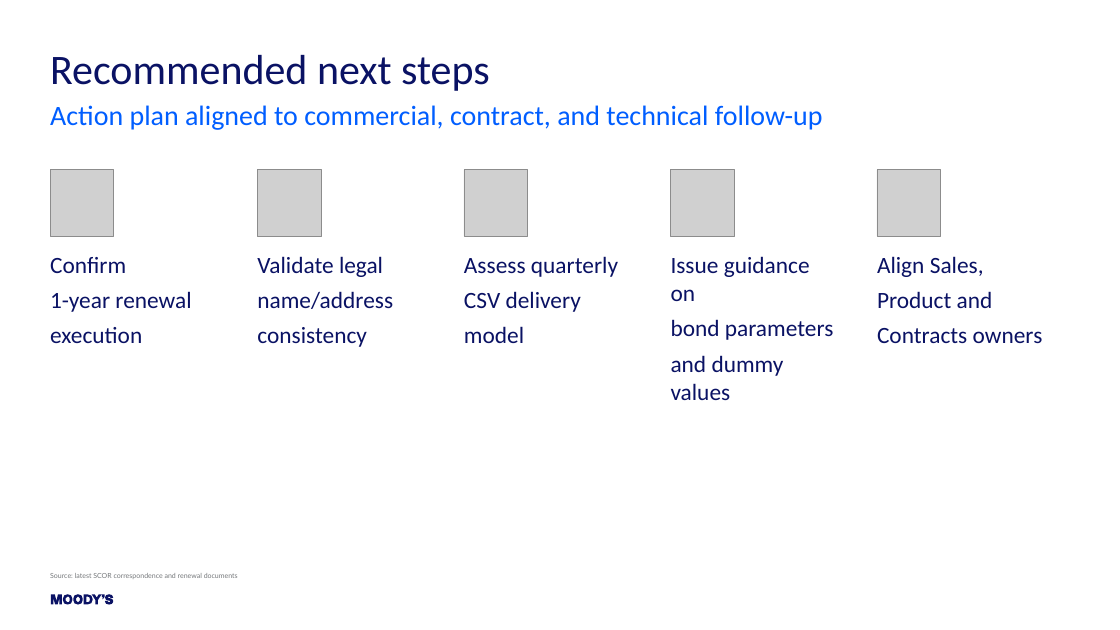
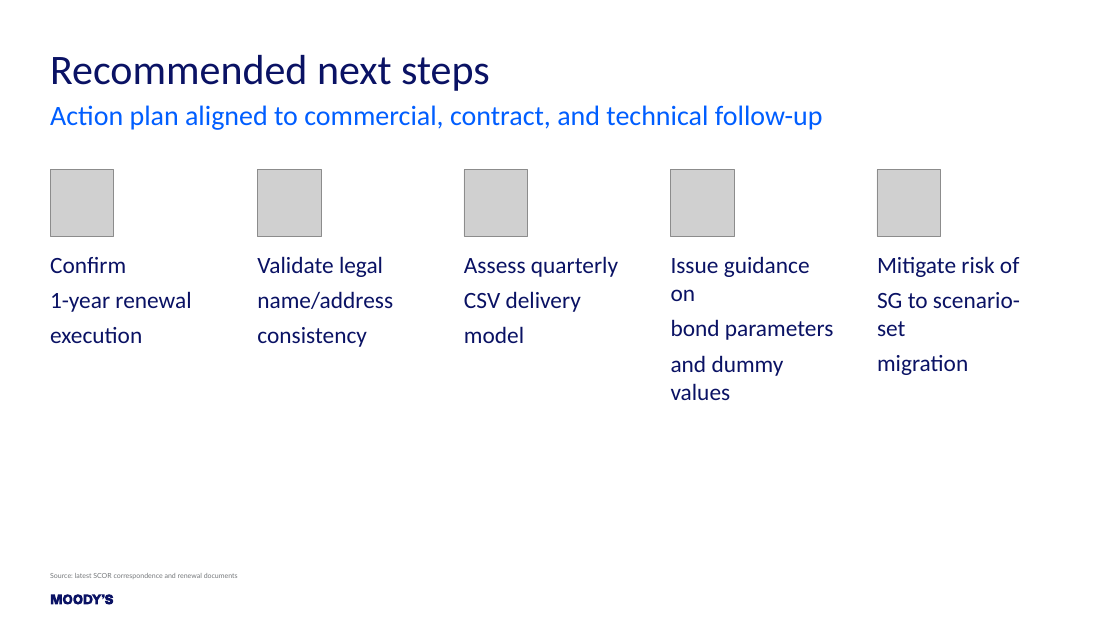
Before and after one commit to najibdarif28-tech/SCOR, a slide deck: slide 7 of SCOR_Managing_Agency_Contractual_UseCase_RecentTopics_MoodysTemplate.pptx. Drawn at 1120x630 pixels with LibreOffice and Linux fonts; fonts in the diff are those of the drawing; grey boxes stand for pictures. Boxes give left, top, right and bottom in pixels: in the first picture for what was removed or moved away, otherwise in the second. Text is boxed around its words. In the diff, an @@ line names an element or a change of style, - is before the commit and + after.

```diff
--- a/SCOR_Managing_Agency_Contractual_UseCase_RecentTopics_MoodysTemplate.pptx
+++ b/SCOR_Managing_Agency_Contractual_UseCase_RecentTopics_MoodysTemplate.pptx
@@ text at <box>877,256,1020,375</box>: text changed @@
-Align Sales,
-Product and
-Contracts owners
+Mitigate risk of
+SG to scenario-set
+migration
```
Also in this commit, not shown: 2 other slides changed, 1 other file.
